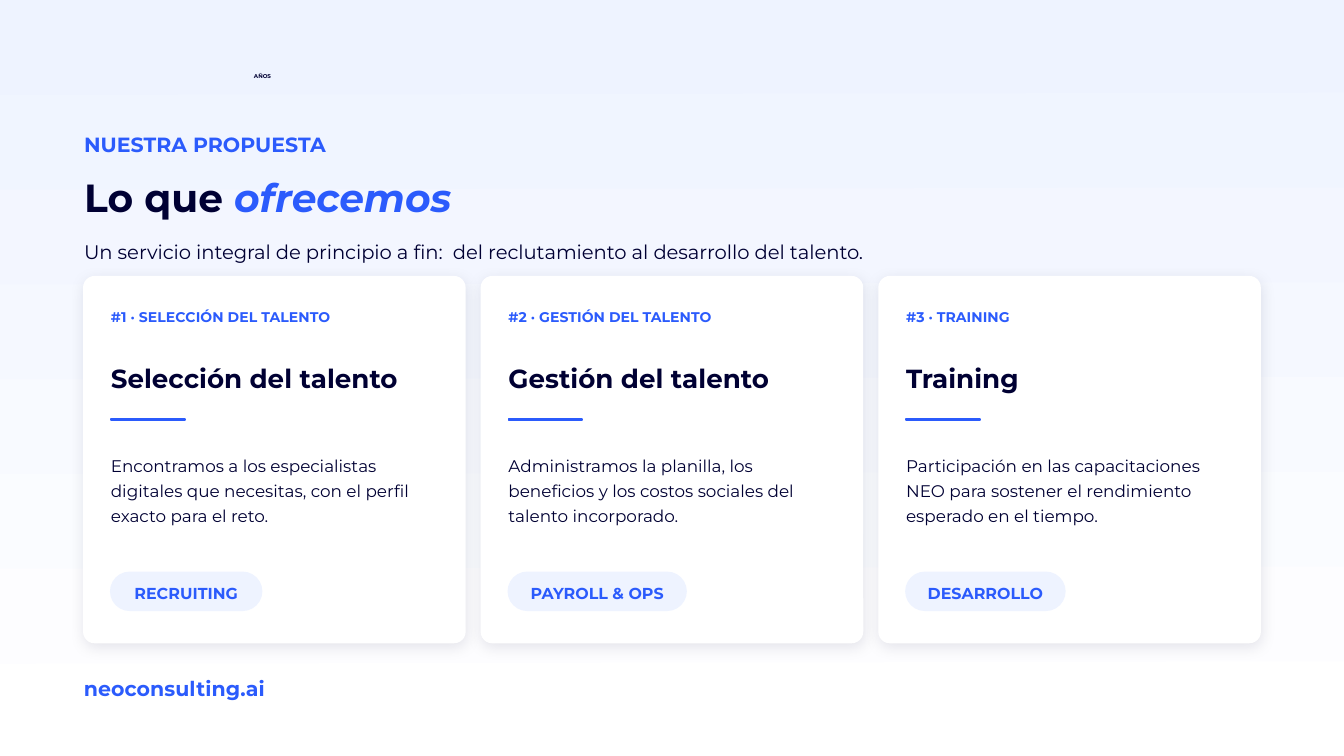
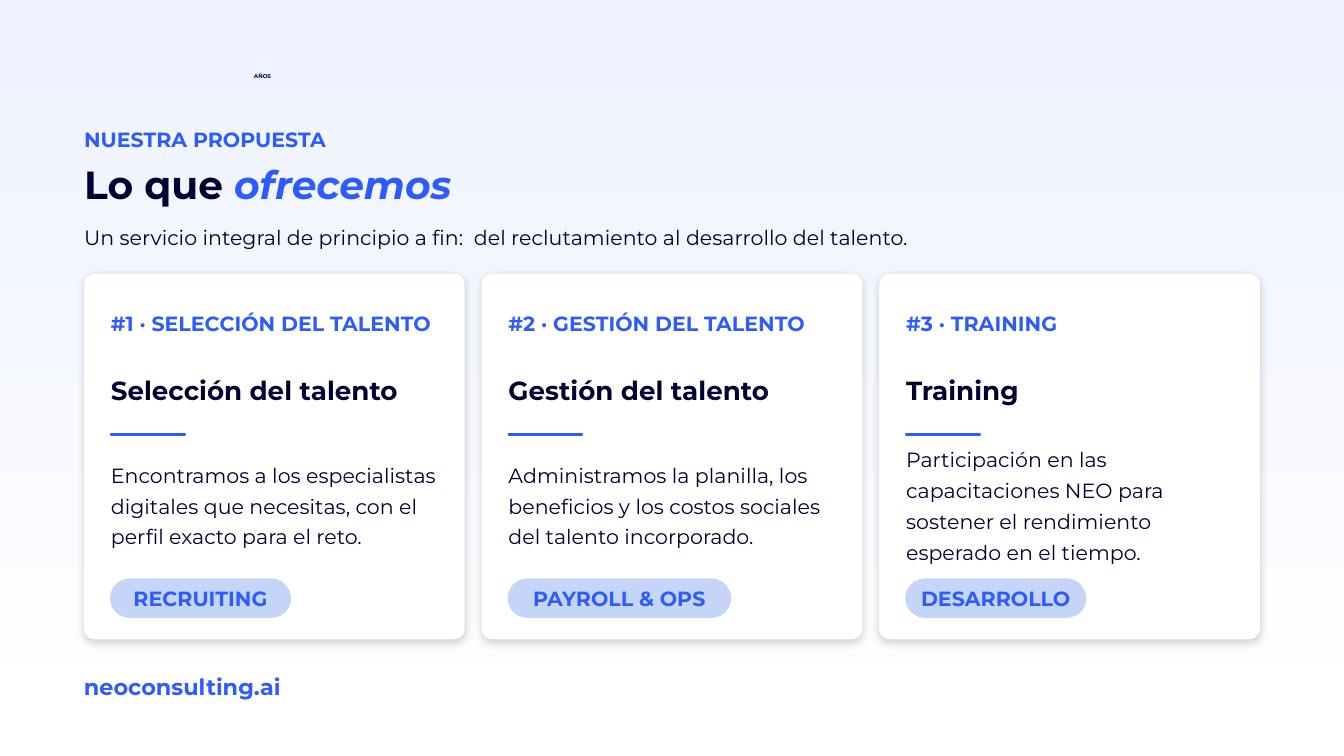
Before and after one commit to miguelchumacero/plantilla-base-deck, a slide deck: slide 9 of plantilla-base-neo-talents.pptx. Drawn at 1344x756 pixels with LibreOffice and Linux fonts; fonts in the diff are those of the drawing; background and template pictures are left out. Boxes give left, top, right and bottom in pixels: in the first picture for what was removed or moved away, otherwise in the second. Text is boxed around its words. In the diff, an @@ line names an element or a change of style, - is before the commit and + after.

```diff
--- a/plantilla-base-neo-talents.pptx
+++ b/plantilla-base-neo-talents.pptx
@@ text "NUESTRA PROPUESTA" at [84, 132, 326, 148]: text colour #2B5BFC to #2D5BFF @@
@@ text "Lo que ofrecemos": place and size @@
-text "Lo que ofrecemos" at [84, 182, 451, 220]
+text "Lo que ofrecemos" at [84, 169, 451, 207]
@@ text "Lo que ofrecemos" at [84, 169, 451, 207]: text colour #2B5BFC to #2D5BFF in "ofrecemos" @@
@@ text "Un servicio integral de principio ...": place and size @@
-text "Un servicio integral de principio ..." at [84, 244, 863, 263]
+text "Un servicio integral de principio ..." at [84, 229, 907, 249]
@@ text "Un servicio integral de principio ..." at [84, 229, 907, 249]: size 10.5 to 11 pt @@
@@ outline #FFFFFF 1 pt to none; shadow changed; proportions changed in 3 elements at [83, 274, 464, 640], [481, 274, 862, 640], [879, 274, 1259, 640] @@
@@ size 7.5 to 11 pt, text colour #2B5BFC to #2D5BFF in 3 elements at [111, 312, 430, 332], [508, 312, 805, 332], [906, 316, 1057, 332] @@
@@ text "Selección del talento": place and size @@
-text "Selección del talento" at [111, 367, 398, 389]
+text "Selección del talento" at [111, 379, 398, 401]
@@ text "Gestión del talento": place and size @@
-text "Gestión del talento" at [508, 367, 769, 389]
+text "Gestión del talento" at [508, 379, 769, 401]
@@ text "Training": place and size @@
-text "Training" at [906, 367, 1019, 394]
+text "Training" at [906, 379, 1019, 406]
@@ text "Encontramos a los especialistas digitales ...": place and size @@
-text "Encontramos a los especialistas digitales ..." at [111, 459, 409, 526]
+text "Encontramos a los especialistas digitales ..." at [111, 467, 436, 548]
@@ text "Administramos la planilla, los beneficios ...": place and size @@
-text "Administramos la planilla, los beneficios ..." at [508, 459, 794, 526]
+text "Administramos la planilla, los beneficios ..." at [508, 467, 820, 548]
@@ size 9 to 11 pt in 3 elements at [111, 467, 436, 548], [508, 467, 820, 548], [906, 451, 1163, 564] @@
@@ text "Participación en las capacitaciones NEO ...": place and size @@
-text "Participación en las capacitaciones NEO ..." at [906, 459, 1200, 526]
+text "Participación en las capacitaciones NEO ..." at [906, 451, 1163, 564]
@@ 3 rectangles: place and size @@
-3 rectangles at [110, 419, 980, 421]
+3 rectangles at [110, 434, 980, 435]
@@ fill #2B5BFC to #2D5BFF; outline #2B5BFC 1 pt to #2D5BFF 1 pt in 3 elements at [110, 434, 184, 435], [508, 434, 582, 435], [906, 434, 980, 435] @@
@@ rounded rectangle: place and size @@
-rounded rectangle at [110, 573, 261, 610]
+rounded rectangle at [110, 579, 289, 617]
@@ size 8.5 to 11 pt, text colour #2B5BFC to #2D5BFF in 3 elements at [921, 591, 1070, 606], [133, 591, 267, 606], [533, 591, 705, 606] @@
@@ fill #EEF3FF to #C5D5F7; outline #EEF3FF 1 pt to #C5D5F7 1 pt in 3 elements at [906, 579, 1085, 617], [110, 579, 289, 617], [508, 579, 730, 617] @@
@@ rounded rectangle: place and size @@
-rounded rectangle at [508, 573, 685, 610]
+rounded rectangle at [508, 579, 730, 617]
@@ rounded rectangle: place and size @@
-rounded rectangle at [906, 573, 1064, 610]
+rounded rectangle at [906, 579, 1085, 617]
@@ text "neoconsulting.ai" at [84, 677, 281, 700]: size 11 to 12 pt, text colour #2B5BFC to #2D5BFF; vertical alignment middle to top @@
```
Also in this commit, not shown: 17 other slides changed, 2 slides removed, 2 other files.
